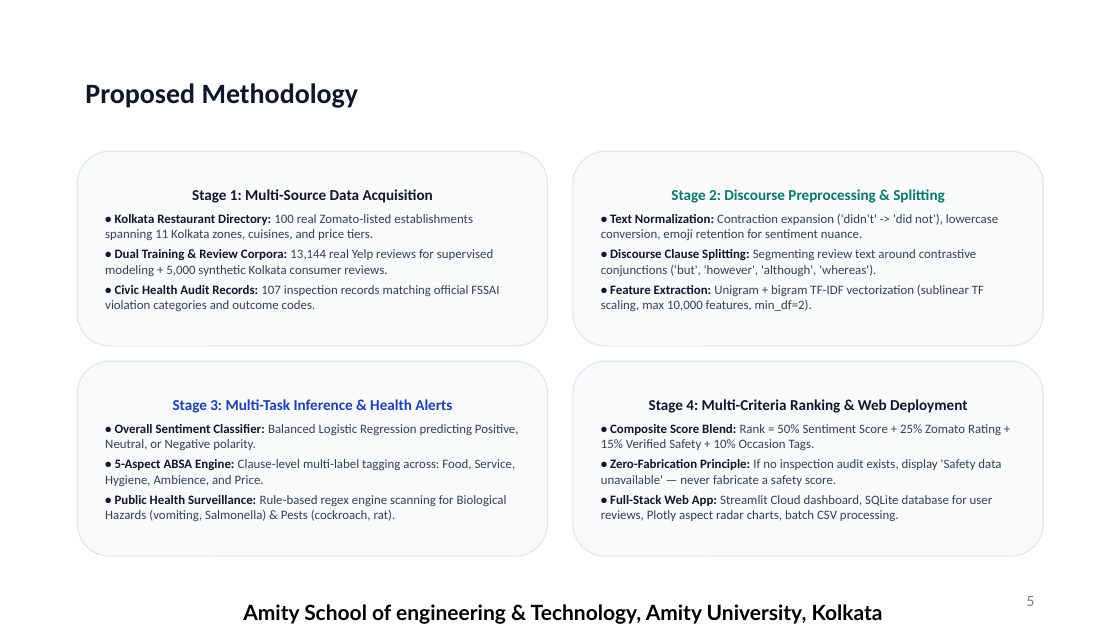
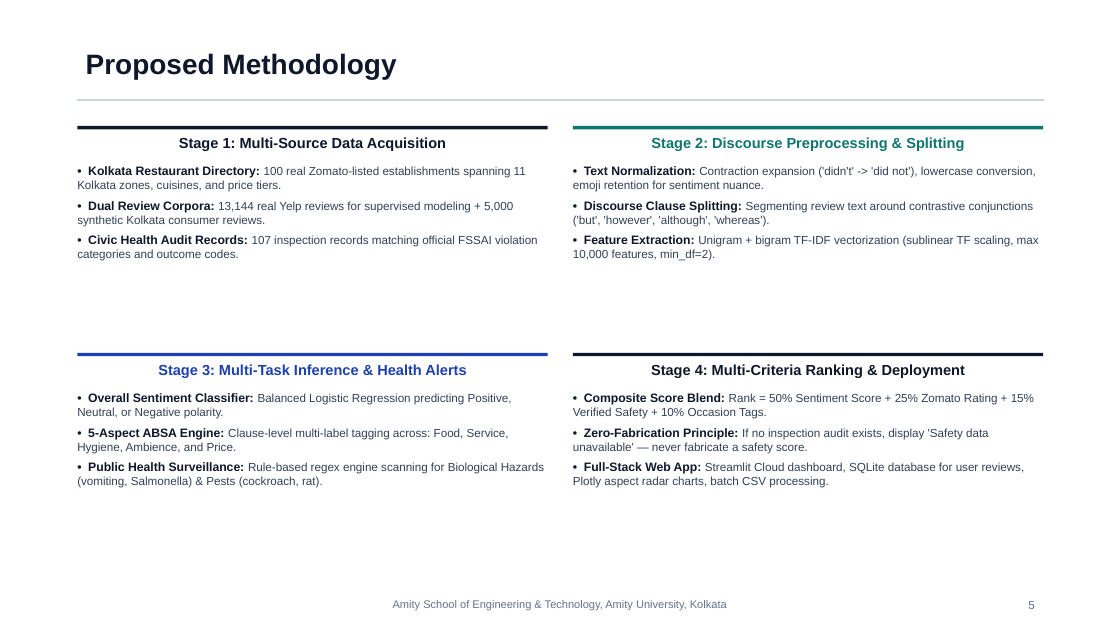
Before and after one commit to tanimnaha/food-review-intelligence, a slide deck: slide 5 of presentation/Kolkata_FoodLens_Minor_Project_Presentation.pptx. Drawn at 1120x630 pixels with LibreOffice and Linux fonts; fonts in the diff are those of the drawing. Boxes give left, top, right and bottom in pixels: in the first picture for what was removed or moved away, otherwise in the second. Text is boxed around its words. In the diff, an @@ line names an element or a change of style, - is before the commit and + after.

Commit message:
fix(presentation): refine slide design to human publication-grade light theme eliminating empty card containers and unifying typographic alignment

```diff
--- a/presentation/Kolkata_FoodLens_Minor_Project_Presentation.pptx
+++ b/presentation/Kolkata_FoodLens_Minor_Project_Presentation.pptx
@@ title "Proposed Methodology" at <box>86,53,396,79</box>: font Calibri to Arial @@
@@ rectangle added at <box>77,99,1044,100</box>, fill #CBD5E1, outline #CBD5E1 0.5 pt @@
@@ text "Stage 1: Multi-Source Data Acquisition" at <box>77,137,538,261</box>: vertical alignment middle to top; fill #F8FAFC to none; outline #E2E8F0 1 pt to none @@
@@ text at <box>77,137,538,261</box>: size 13 to 12.5 pt in "Stage 1: Multi-Source Data Acquisition"; font Calibri to Arial in "Stage 1: Multi-Source Data Acquisition", "• Kolkata Restaurant Directory: 100 real Zomato-listed ...", "• Civic Health Audit Records: 107 inspection ..."; size 11 to 10.5 pt in "• Kolkata Restaurant Directory:", "• Civic Health Audit Records:"; size 11 to 10 pt in "100 real Zomato-listed establishments spanning 11 Kolkata ...", "107 inspection records matching official FSSAI violation ..."; more space between paragraphs @@
@@ text "Stage 1: Multi-Source Data Acquisition": place and size @@
-text "Stage 1: Multi-Source Data Acquisition" at <box>77,151,548,346</box>
+text "Stage 1: Multi-Source Data Acquisition" at <box>77,137,538,261</box>
@@ rectangle added at <box>77,126,548,129</box>, fill #0F172A @@
@@ text "Stage 2: Discourse Preprocessing & ...": place and size @@
-text "Stage 2: Discourse Preprocessing & ..." at <box>573,151,1044,346</box>
+text "Stage 2: Discourse Preprocessing & ..." at <box>573,137,1039,261</box>
@@ text "Stage 2: Discourse Preprocessing & ..." at <box>573,137,1039,261</box>: size 13 to 12.5 pt in "Stage 2: Discourse Preprocessing & Splitting"; font Calibri to Arial; size 11 to 10.5 pt in "• Text Normalization:", "• Discourse Clause Splitting:", "• Feature Extraction:"; size 11 to 10 pt in "Contraction expansion ('didn't' -> 'did not'), lowercase ...", "Segmenting review text around contrastive conjunctions ('but ...", "Unigram + bigram TF-IDF vectorization (sublinear TF ..."; more space between paragraphs; vertical alignment middle to top; fill #F8FAFC to none; outline #E2E8F0 1 pt to none @@
@@ rectangle added at <box>573,126,1044,129</box>, fill #0F766E @@
@@ text at <box>77,201,513,227</box>: text changed; size 11 to 10 pt; font Calibri to Arial @@
-• Dual Training & Review Corpora: 13,144 real Yelp reviews for supervised modeling + 5,000 synthetic Kolkata consumer reviews.
+• Dual Review Corpora: 13,144 real Yelp reviews for supervised modeling + 5,000 synthetic Kolkata consumer reviews.
@@ rectangle added at <box>77,353,548,356</box>, fill #1E40AF @@
@@ rectangle added at <box>573,353,1044,356</box>, fill #0F172A @@
@@ text "Stage 3: Multi-Task Inference & ...": place and size @@
-text "Stage 3: Multi-Task Inference & ..." at <box>77,361,548,556</box>
+text "Stage 3: Multi-Task Inference & ..." at <box>77,364,544,488</box>
@@ text "Stage 3: Multi-Task Inference & ..." at <box>77,364,544,488</box>: size 13 to 12.5 pt in "Stage 3: Multi-Task Inference & Health Alerts"; font Calibri to Arial; size 11 to 10.5 pt in "• Overall Sentiment Classifier:", "• 5-Aspect ABSA Engine:", "• Public Health Surveillance:"; size 11 to 10 pt in "Balanced Logistic Regression predicting Positive, Neutral, o ...", "Clause-level multi-label tagging across: Food, Service, Hygi ...", "Rule-based regex engine scanning for Biological Hazards ..."; more space between paragraphs; vertical alignment middle to top; fill #F8FAFC to none; outline #E2E8F0 1 pt to none @@
@@ text "Stage 4: Multi-Criteria Ranking & ...": place and size @@
-text "Stage 4: Multi-Criteria Ranking & ..." at <box>573,361,1044,556</box>
+text "Stage 4: Multi-Criteria Ranking & ..." at <box>573,364,1034,488</box>
@@ text "Stage 4: Multi-Criteria Ranking & ..." at <box>573,364,1034,488</box>: vertical alignment middle to top; fill #F8FAFC to none; outline #E2E8F0 1 pt to none @@
@@ text at <box>651,364,965,378</box>: text changed; size 13 to 12.5 pt; font Calibri to Arial @@
-Stage 4: Multi-Criteria Ranking & Web Deployment
+Stage 4: Multi-Criteria Ranking & Deployment
@@ text at <box>573,393,1034,488</box>: size 11 to 10.5 pt in "• Composite Score Blend:", "• Zero-Fabrication Principle:", "• Full-Stack Web App:"; size 11 to 10 pt in "Rank = 50% Sentiment Score + 25% ...", "If no inspection audit exists, display 'Safety ...", "Streamlit Cloud dashboard, SQLite database for user ..."; font Calibri to Arial in "• Composite Score Blend: Rank = 50% ...", "• Zero-Fabrication Principle: If no inspection audit ...", "• Full-Stack Web App: Streamlit Cloud dashboard, ..."; more space between paragraphs @@
@@ text "Amity School of Engineering & ..." at <box>393,600,727,611</box>: vertical alignment top to middle @@
@@ text "5" at <box>1028,601,1034,609</box>: size 12 to 10 pt, font Lato to Arial, text colour #797979 to #64748B @@
@@ text at <box>393,600,727,611</box>: text changed; size 18 to 9.5 pt; font Lato to Arial; text colour #000000 to #64748B; bold off @@
-Amity School of engineering & Technology, Amity University, Kolkata
+Amity School of Engineering & Technology, Amity University, Kolkata
```
Also in this commit, not shown: 9 other slides changed, 4 other files.
